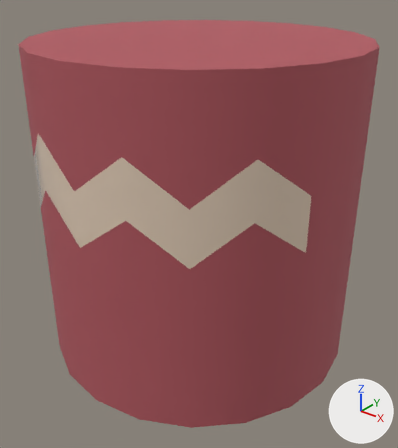
One commit to the FBX model Assets/Models/russie_tour4.fbx: the scene before it, then after it.
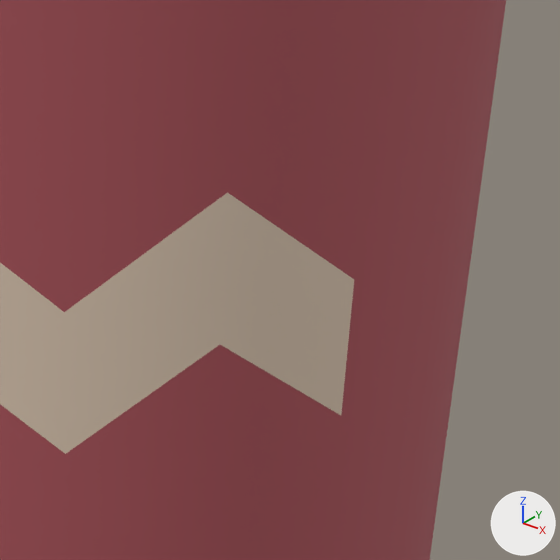
There are two pictures of each version: one whole from a camera (50 mm lens) standing at (-2.64, -2.6, 2.4) and looking at (-4.67, -0.06, 0.82), one close up on the part from 41% to 100% of the width and 17% to 70% of the height. Arrows for +X, +Y and +Z are at lower right; the lights stay in place. Where no turn or scale is listed for an object, it has been applied to the vertices.
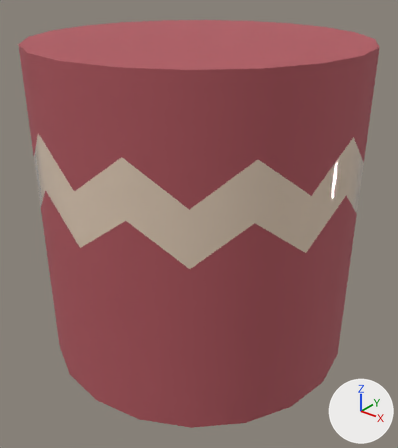
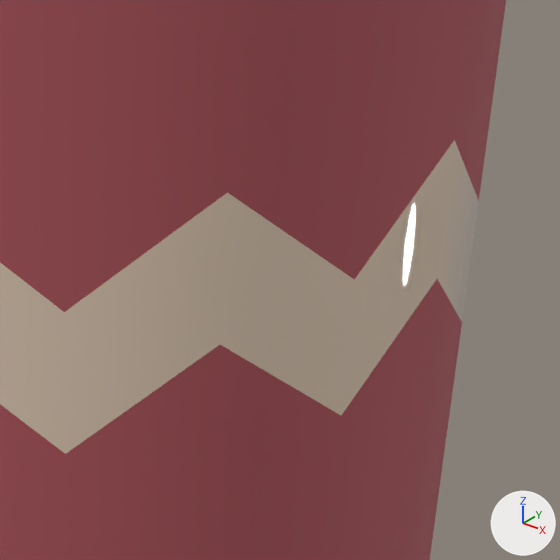
Pixel boxes [x1, y1, x2, y2] of what changed, in the close-ups (560 x 560 px):
part 1 of me_mesh, recoloured: [341, 140, 479, 415] in both

Edits to the bpy script that builds the scene:
```text
Change me_mesh:
    where me_mesh.from_pydata(...)  # 82 vertices, 100 faces; spans x -1.0..1.0, y -1.0..1.0, z -1.0..1.0
    used by ob_pcylinder5; location = (-4.719, 0.0, 0.978)
    me_mesh part 1: all 8 faces centred in x -0.45..0.98, y -0.15..0.98, z 0.32 switch from mat_palais_1 (brown #b1585f) to mat_palais_2 (beige #e7d1bb)
```
